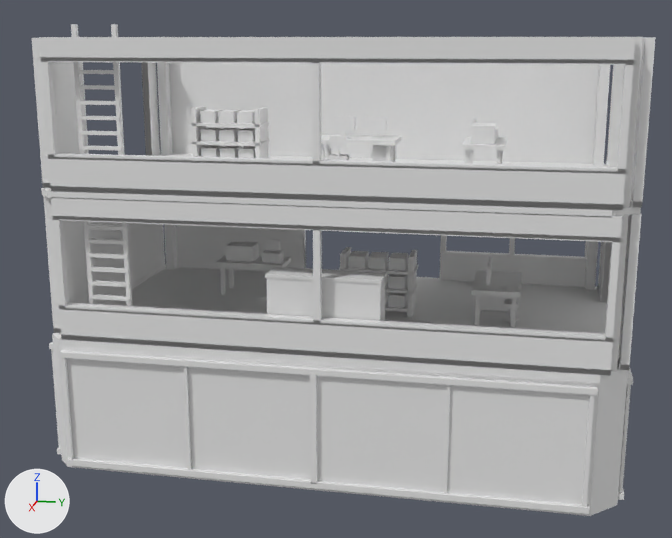
A saved change to the OBJ model cloudbreak-array-r4/assets/tower-e-2.obj.
Camera for both pictures: a 50 mm lens placed at (20.97, 3.83, 6.22), pointed at (0.25, -0.32, 1.04). The lights are fixed; the arrows at lower left show +X, +Y and +Z. The older version comes first. Where no turn or scale is listed for an object, it has been applied to the vertices.

Objects in the first picture: 'tower-e-2'.
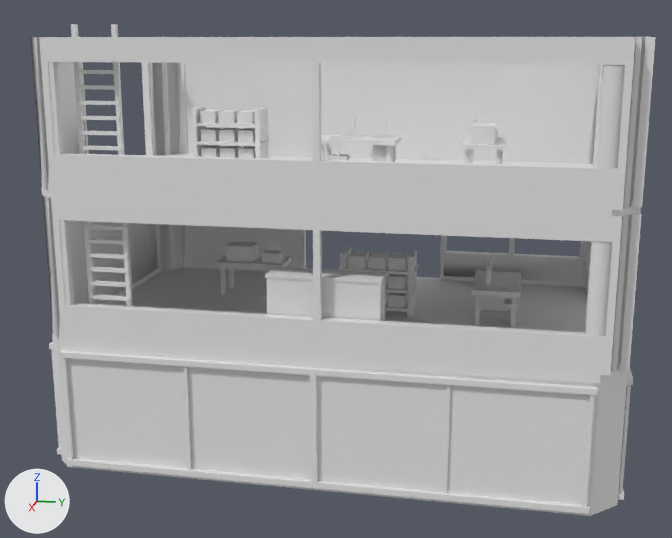
Boxes [x1, y1, x2, y2] around the edits, measured in the pictures (672 x 538 px):
'tower-e-2', reshaped: before [32, 24, 656, 516]; after [30, 24, 656, 516]
part 1 of me_tower_e_2, added: after [30, 24, 656, 511]

Patch to the scene script:
```diff
--- a/cloudbreak-array-r4/assets/tower-e-2.obj.py
+++ b/cloudbreak-array-r4/assets/tower-e-2.obj.py
@@ me_tower_e_2 @@
 # used by ob_tower_e_2; location = (0.0, 0.0, 0.0)
-me_tower_e_2.from_pydata(...)  # 1795 vertices, 2794 faces; spans x -3.57..3.57, y -6.17..6.17, z -2.97..6.53
+me_tower_e_2.from_pydata(...)  # 2552 vertices, 3686 faces; spans x -3.57..3.57, y -6.17..6.17, z -2.97..6.53
+# me_tower_e_2 part 1: 757 vertices added at x -3.57..3.57, y -6.05..6.05, z -2.85..6.28
```
